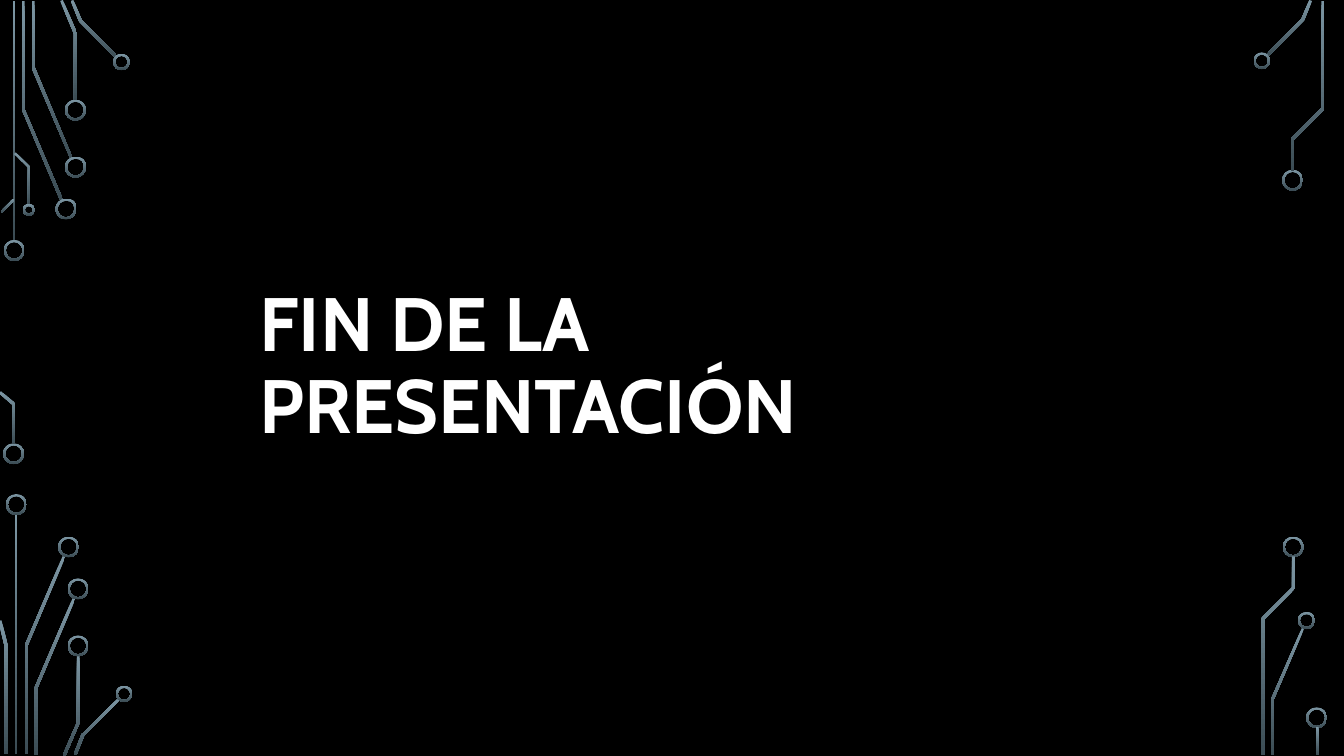
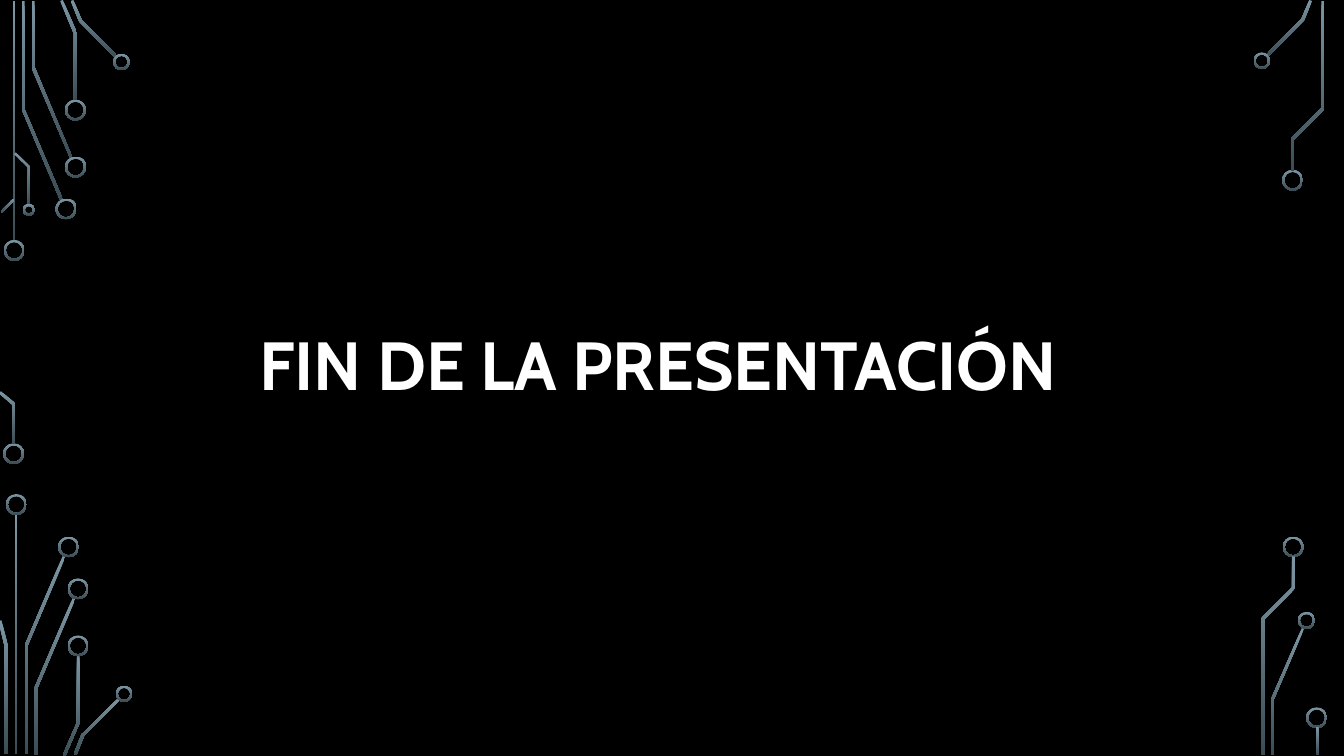
Before and after one commit to AndresNavarroG/p4, a slide deck: slide 7 of Problema 4.pptx (slide 5 before the commit). Drawn at 1344x756 pixels with LibreOffice and Linux fonts; fonts in the diff are those of the drawing; background and template pictures are left out. Boxes give left, top, right and bottom in pixels: in the first picture for what was removed or moved away, otherwise in the second. Text is boxed around its words. In the diff, an @@ line names an element or a change of style, - is before the commit and + after.

```diff
--- a/Problema 4.pptx
+++ b/Problema 4.pptx
@@ title "FIN DE LA PRESENTACIÓN" at (259,332,1056,391): size 54 to 48.6 pt @@
```
Also in this commit, not shown: 2 other slides changed, 2 slides added.
